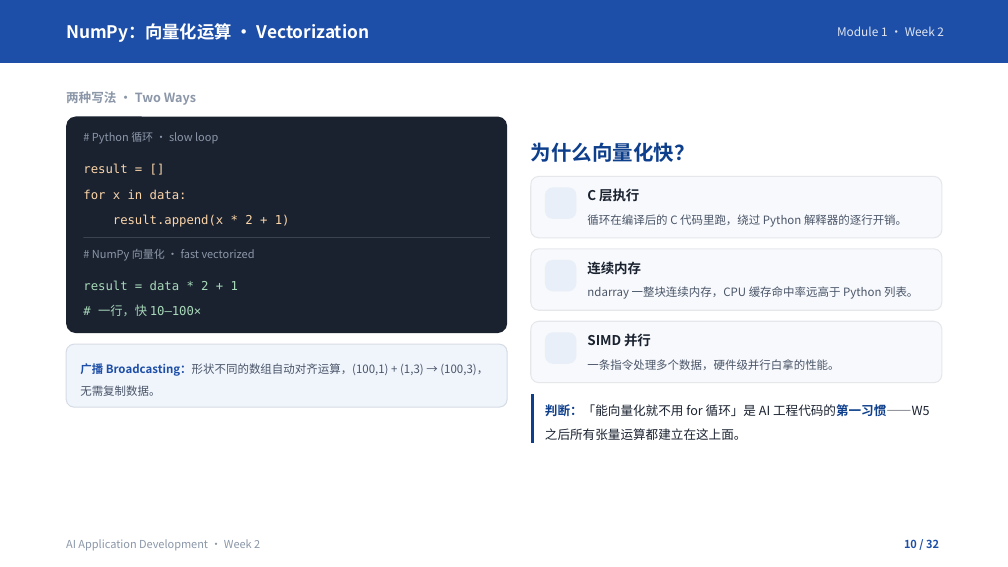
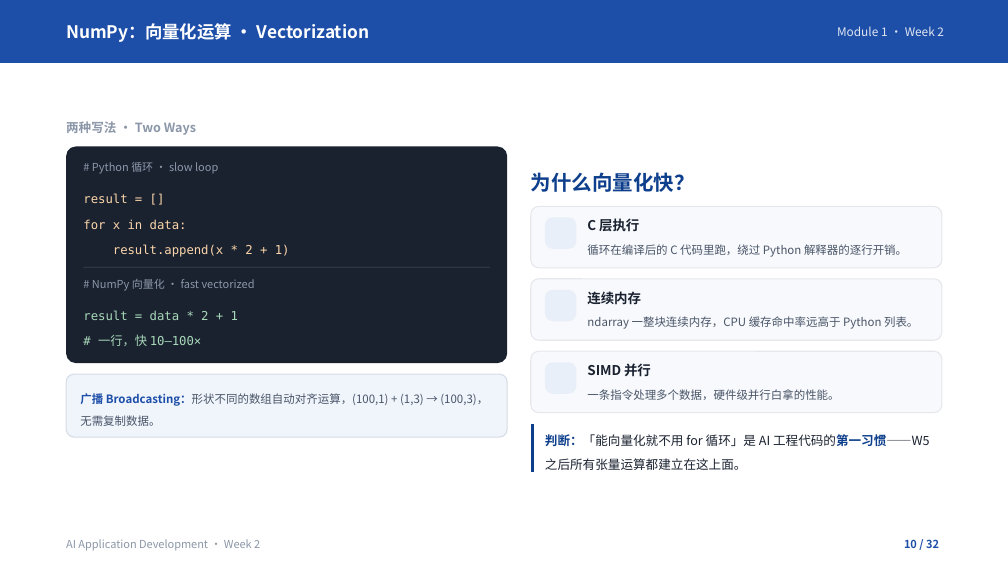
Before and after one commit to klausren/ai-application-development, a slide deck: slide 10 of lectures/week-02/lecture-zh.pptx. Drawn at 1008x567 pixels with LibreOffice and Linux fonts; fonts in the diff are those of the drawing; background and template pictures are left out. Boxes give left, top, right and bottom in pixels: in the first picture for what was removed or moved away, otherwise in the second. Text is boxed around its words. In the diff, an @@ line names an element or a change of style, - is before the commit and + after.

```diff
--- a/lectures/week-02/lecture-zh.pptx
+++ b/lectures/week-02/lecture-zh.pptx
@@ 14 texts, 8 rounded rectangles, 1 rectangle, 1 freeform shape: place and size @@
-14 texts, 8 rounded rectangles, 1 rectangle, 1 freeform shape at (66, 91, 945, 443)
+14 texts, 8 rounded rectangles, 1 rectangle, 1 freeform shape at (66, 121, 945, 473)
```
Also in this commit, not shown: 13 other slides changed, 1 other file.
